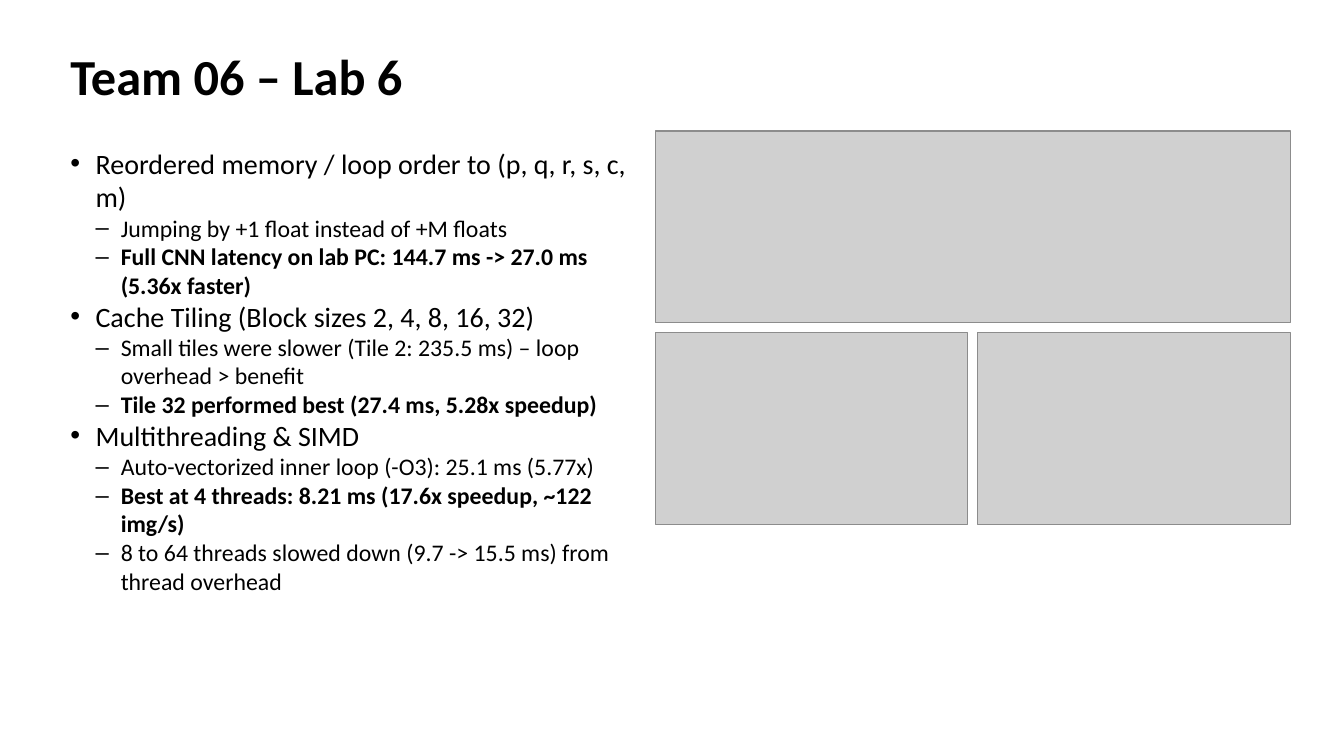
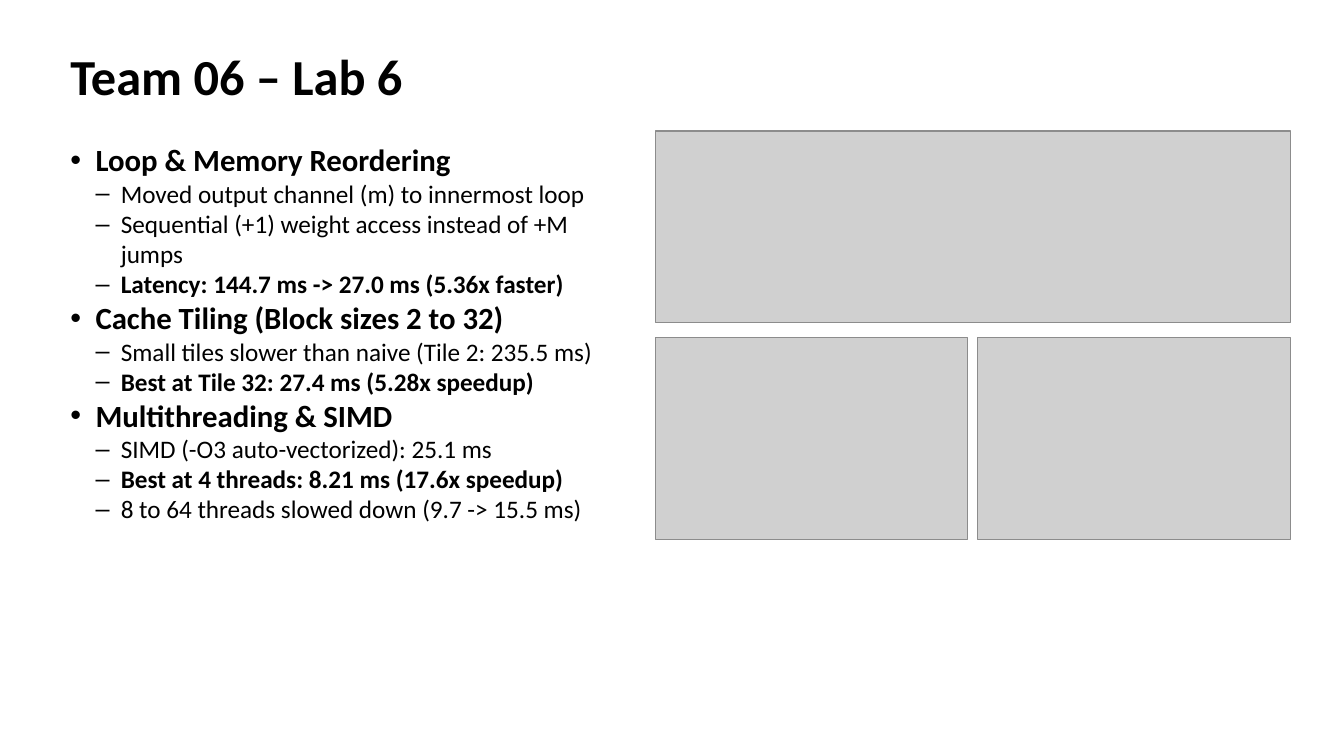
Before and after one commit to devjwk/cpre487lab1-7, a slide deck: slide 1 of Team06_Lab6_7_Demo.pptx. Drawn at 1344x756 pixels with LibreOffice and Linux fonts; fonts in the diff are those of the drawing; grey boxes stand for pictures. Boxes give left, top, right and bottom in pixels: in the first picture for what was removed or moved away, otherwise in the second. Text is boxed around its words. In the diff, an @@ line names an element or a change of style, - is before the commit and + after.

```diff
--- a/Team06_Lab6_7_Demo.pptx
+++ b/Team06_Lab6_7_Demo.pptx
@@ text at box(96, 149, 592, 395): text changed; size 17 to 18 pt; bold on @@
-• Reordered memory / loop order to (p, q, r, s, c, m)
-  – Jumping by +1 float instead of +M floats
-  – Full CNN latency on lab PC: 144.7 ms -> 27.0 ms (5.36x faster)
-• Cache Tiling (Block sizes 2, 4, 8, 16, 32)
-  – Small tiles were slower (Tile 2: 235.5 ms) – loop overhead > benefit
-  – Tile 32 performed best (27.4 ms, 5.28x speedup)
+• Loop & Memory Reordering
+  – Moved output channel (m) to innermost loop
+  – Sequential (+1) weight access instead of +M jumps
+  – Latency: 144.7 ms -> 27.0 ms (5.36x faster)
+• Cache Tiling (Block sizes 2 to 32)
+  – Small tiles slower than naive (Tile 2: 235.5 ms)
+  – Best at Tile 32: 27.4 ms (5.28x speedup)
@@ picture: place and size @@
-picture at box(655, 333, 968, 524)
+picture at box(655, 338, 968, 539)
@@ picture: place and size @@
-picture at box(978, 333, 1291, 524)
+picture at box(978, 338, 1291, 539)
@@ text at box(96, 405, 392, 433): size 20 to 22 pt, bold on in "Multithreading & SIMD" @@
@@ text at box(121, 439, 582, 522): text changed; size 17 to 18 pt @@
-  – Auto-vectorized inner loop (-O3): 25.1 ms (5.77x)
-  – Best at 4 threads: 8.21 ms (17.6x speedup, ~122 img/s)
-  – 8 to 64 threads slowed down (9.7 -> 15.5 ms) from thread overhead
+  – SIMD (-O3 auto-vectorized): 25.1 ms
+  – Best at 4 threads: 8.21 ms (17.6x speedup)
+  – 8 to 64 threads slowed down (9.7 -> 15.5 ms)
```
Also in this commit, not shown: 3 other slides changed, 1 other file.
